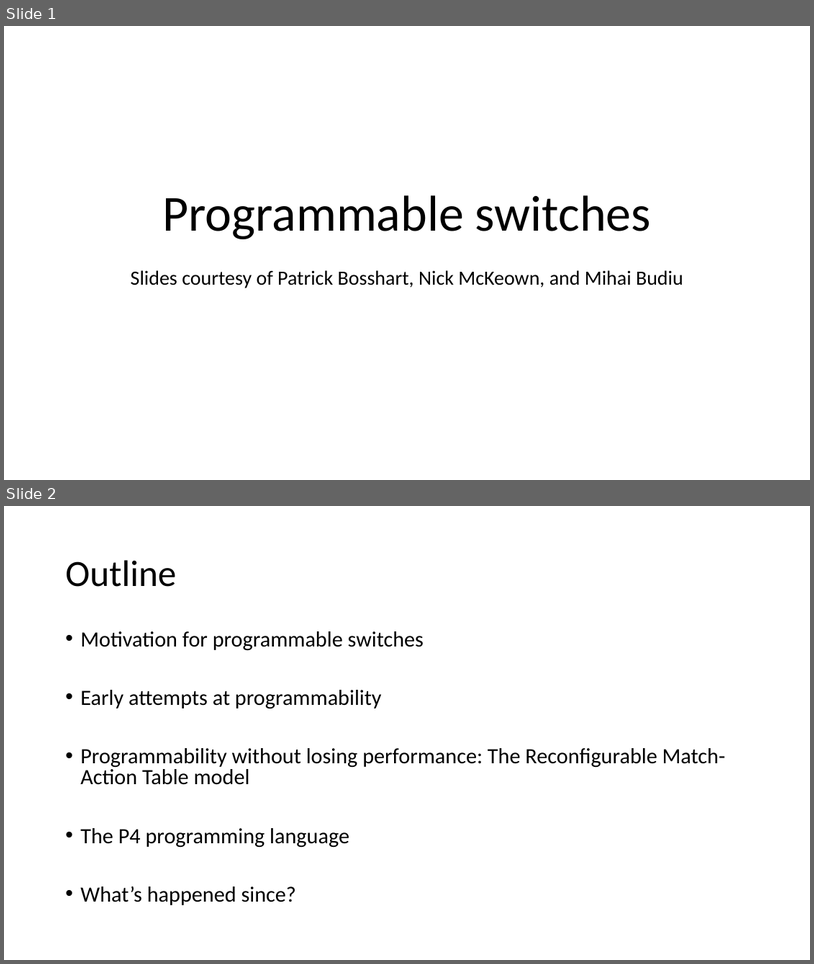
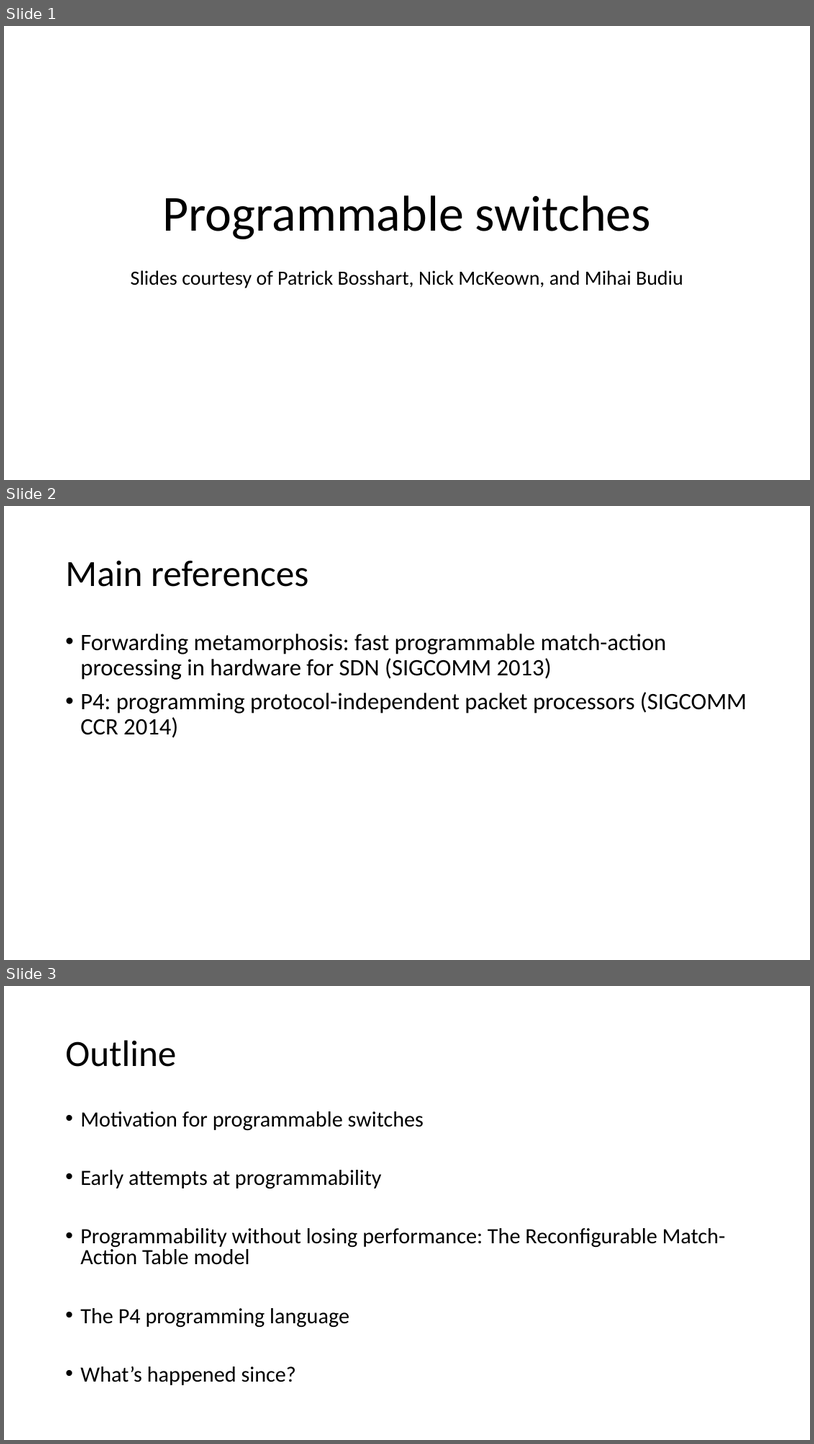
Before and after one commit to anirudhSK/pifo-domino-marple-ppts, a slide deck: RMT-lecture.pptx. Shown one above the other, each under a label of ours: slides 1 and 2 before the commit, slides 1, 2 and 3 after it. The pictures are 814x964 and 814x1444 pixels, drawn with LibreOffice and Linux fonts; fonts in the diff are those of the drawing. Boxes give left, top, right and bottom in pixels: in the first picture for what was removed or moved away, otherwise in the second. Text is boxed around its words. In the diff, an @@ line names an element or a change of style, - is before the commit and + after.

```diff
--- a/RMT-lecture.pptx
+++ b/RMT-lecture.pptx
@@ slide 2 added at bbox=[4, 506, 810, 960], background #FFFFFF @@
@@ title added at bbox=[65, 560, 309, 587], 44 pt, text #000000 @@
+Main references
@@ text added at bbox=[80, 633, 747, 738], 28 pt, text #000000 @@
+• Forwarding metamorphosis: fast programmable match-action processing in hardware for SDN (SIGCOMM 2013)
+• P4: programming protocol-independent packet processors (SIGCOMM CCR 2014)
@@ what was slide 2 is now slide 3 @@
```
Also in this commit, not shown: 3 slides changed.
